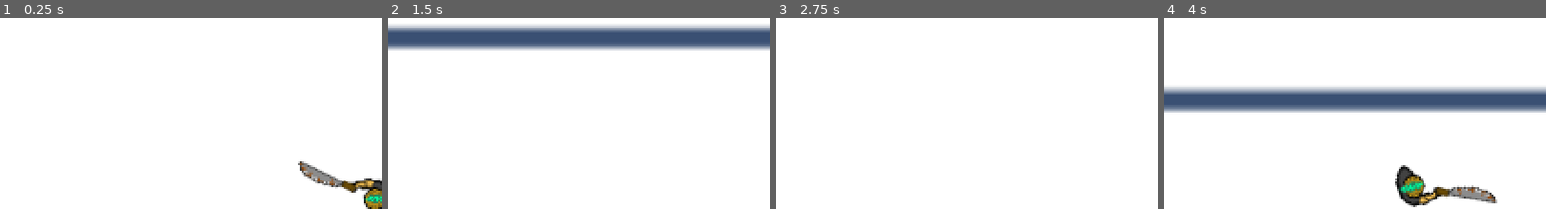
Above: before the commit, frames 1-4 (left to right).
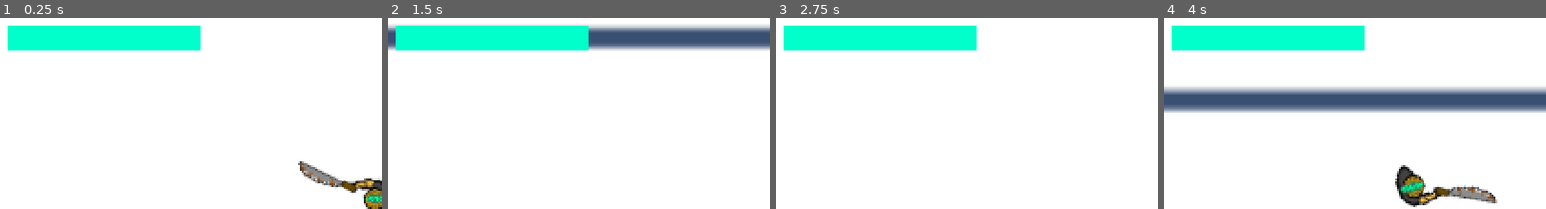
Above: after the commit, the same moments.

Repository: Phantonia/gamejam-2022
Game: Godot game, scene res://game.tscn
Two runs of this game, one before a commit and one after it. Both use one fixed random seed, a clock stepped at 60 frames per second and the inputs below.
Inputs (mouse positions are % of the whole screen's width and height, from its top left):
- Up to frame 1 (0.25 s): no input
- Up to frame 2 (1.5 s): tap Enter at 0.5 s; move the mouse to (72, 45) at 0.52 s; hold D 0.53-1.28 s; click (72, 45) at 0.67 s; move the mouse to (30, 55) at 1.27 s; hold S from 1.28 s (still down)
- Up to frame 3 (2.75 s): move the mouse to (60, 28) at 2.02 s; release S at 2.03 s; hold D from 2.03 s (still down)
- Up to frame 4 (4 s): move the mouse to (45, 70) at 2.77 s; release D at 2.78 s; hold W 2.78-3.53 s; click (45, 70) at 2.92 s; move the mouse to (80, 65) at 3.52 s; hold A from 3.53 s (still down)
The pictures show only the part of the screen within x 1-51%, y 2-52%; the shares and areas given below are measured in that part.

The runs differ from the first frame. In frame 1, 6.6% of the frame differs, in the area x 2-53%, y 4-17%; in frame 2, 6.6%; in frame 3, 6.6%; in frame 4, 6.6%.

Commit message:
Added health bar

Diff:
--- a/game.tscn
+++ b/game.tscn
@@ -1,9 +1,10 @@
-[gd_scene load_steps=14 format=2]
+[gd_scene load_steps=17 format=2]
 
 [ext_resource path="res://assets/temp/Map.png" type="Texture" id=1]
 [ext_resource path="res://player.tscn" type="PackedScene" id=2]
 [ext_resource path="res://nazi.tscn" type="PackedScene" id=3]
 [ext_resource path="res://game.gd" type="Script" id=4]
+[ext_resource path="res://healthBar.gd" type="Script" id=5]
 
 [sub_resource type="RectangleShape2D" id=1]
 extents = Vector2( 835, 126 )
@@ -31,6 +32,12 @@
 
 [sub_resource type="RectangleShape2D" id=9]
 extents = Vector2( 209.141, 86.9342 )
+
+[sub_resource type="StyleBoxFlat" id=10]
+bg_color = Color( 0, 1, 0.8, 1 )
+
+[sub_resource type="StyleBoxFlat" id=11]
+bg_color = Color( 0.207843, 0.207843, 0.207843, 1 )
 
 [node name="game" type="Node2D"]
 script = ExtResource( 4 )
@@ -156,3 +163,18 @@
 [node name="nazi" parent="." groups=["Nazi"] instance=ExtResource( 3 )]
 position = Vector2( -4.99997, 167 )
 scale = Vector2( 0.2, 0.2 )
+
+[node name="CanvasLayer" type="CanvasLayer" parent="."]
+
+[node name="healthBar" type="ProgressBar" parent="CanvasLayer"]
+margin_left = 8.0
+margin_top = 9.0
+margin_right = 114.0
+margin_bottom = 23.0
+custom_styles/fg = SubResource( 10 )
+custom_styles/bg = SubResource( 11 )
+value = 100.0
+percent_visible = false
+script = ExtResource( 5 )
+
+[connection signal="health_changed" from="Player" to="CanvasLayer/healthBar" method="_on_Player_health_changed"]
--- /dev/null
+++ b/healthBar.gd
@@ -0,0 +1,21 @@
+extends ProgressBar
+
+
+# Declare member variables here. Examples:
+# var a = 2
+# var b = "text"
+
+
+# Called when the node enters the scene tree for the first time.
+func _ready():
+	pass # Replace with function body.
+
+
+# Called every frame. 'delta' is the elapsed time since the previous frame.
+#func _process(delta):
+#	pass
+
+
+func _on_Player_health_changed(value):
+	print(str(value) + " arrive")
+	self.value = self.max_value * value
--- a/player.gd
+++ b/player.gd
@@ -1,5 +1,6 @@
 extends KinematicBody2D
 
+signal health_changed(value)
 
 # Declare member variables here. Examples:
 # var a = 2
@@ -8,6 +9,7 @@
 
 var naziInRange = null
 
+var maxhp = 10
 var hp = 10
 
 # Called when the node enters the scene tree for the first time.
@@ -68,8 +70,9 @@
 	return body.is_in_group("Nazi")
 
 func get_hit():
-	print("damage")
+	print("damage: " + str(hp / maxhp))
 	hp -= 1
+	emit_signal("health_changed", float(hp) / float(maxhp))
 
 
 func _on_HitBox_body_entered(body):
